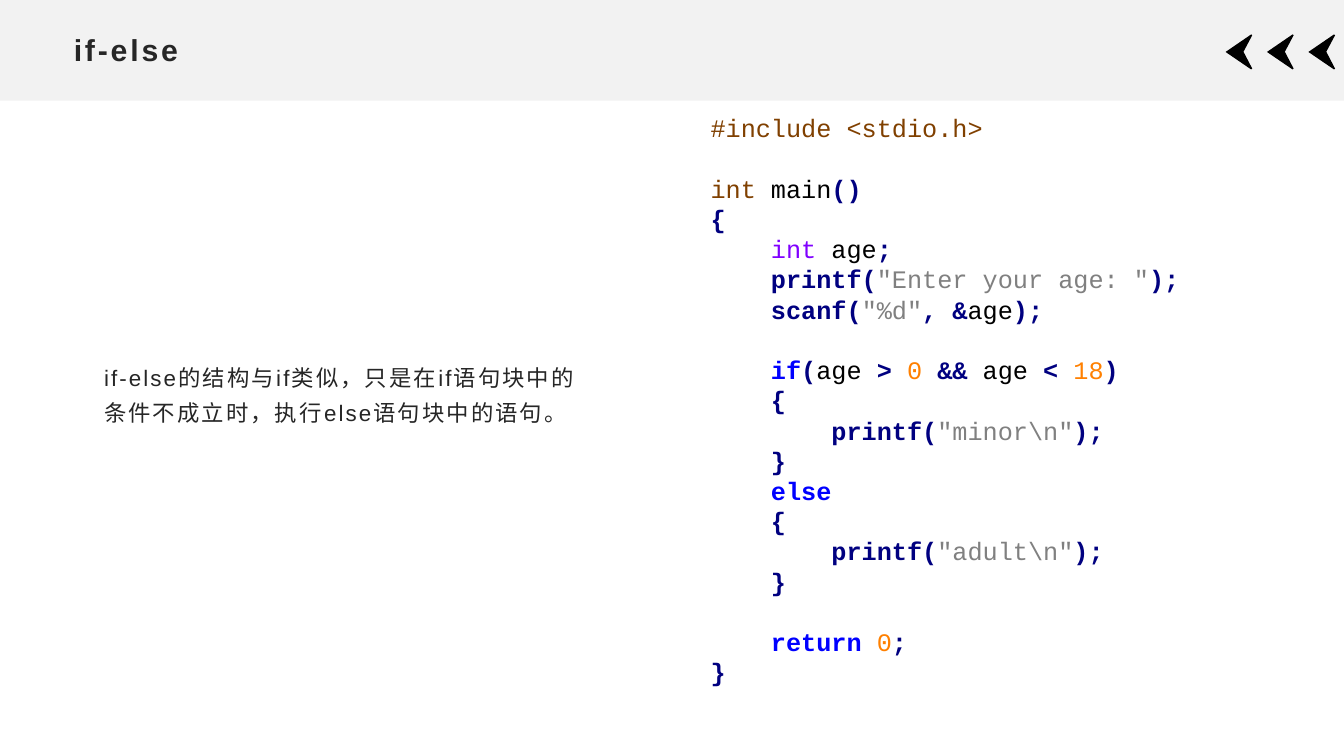
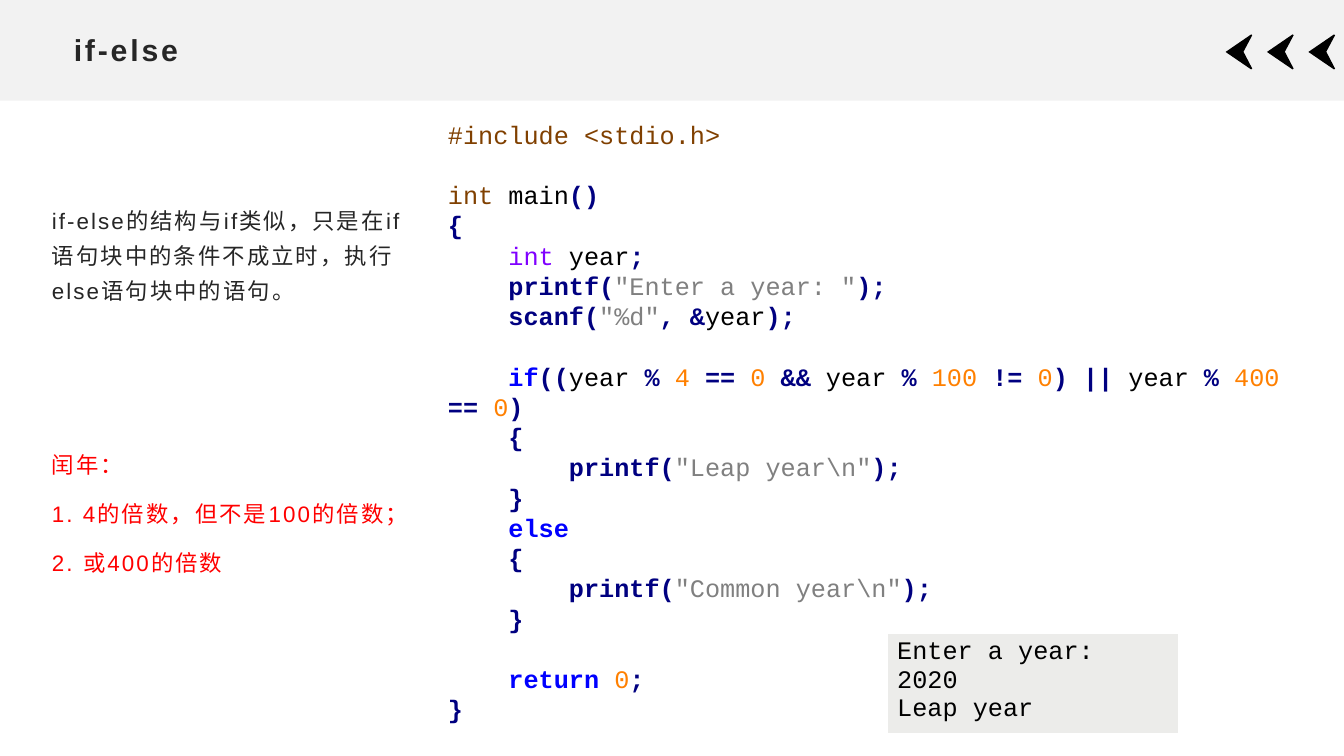
Before and after one commit to xdai02/C, a slide deck: slide 11 of slides/2.pptx. Drawn at 1344x756 pixels with LibreOffice and Linux fonts; fonts in the diff are those of the drawing. Boxes give left, top, right and bottom in pixels: in the first picture for what was removed or moved away, otherwise in the second. Text is boxed around its words. In the diff, an @@ line names an element or a change of style, - is before the commit and + after.

```diff
--- a/slides/2.pptx
+++ b/slides/2.pptx
@@ text at [448, 125, 1279, 693]: text changed @@
-#include <stdio.h> int main() { int age; printf("Enter your age: "); scanf("%d", &age); if(age > 0 && age < 18) { printf("minor\n"); } else { printf("adult\n"); } return 0; }
+#include <stdio.h> int main() { int year; printf("Enter a year: "); scanf("%d", &year); if((year % 4 == 0 && year % 100 != 0) || year % 400 == 0) { printf("Leap year\n"); } else { printf("Common year\n"); } return 0; }
@@ text "if-else的结构与if类似，只是在if语句块中的条件不成立时，执行else语句块中的语句。" rewrapped from [104, 367, 567, 423] to [52, 210, 392, 301] @@
@@ text added at [52, 454, 408, 573], 16 pt, text #FF0000 @@
+闰年：
+1. 4的倍数，但不是100的倍数；
+2. 或400的倍数
@@ table added at [887, 634, 1179, 726], 1 rows, 1 columns @@
+Enter a year: 2020 / Leap year
```
Also in this commit, not shown: 7 other slides changed, 33 other files.
